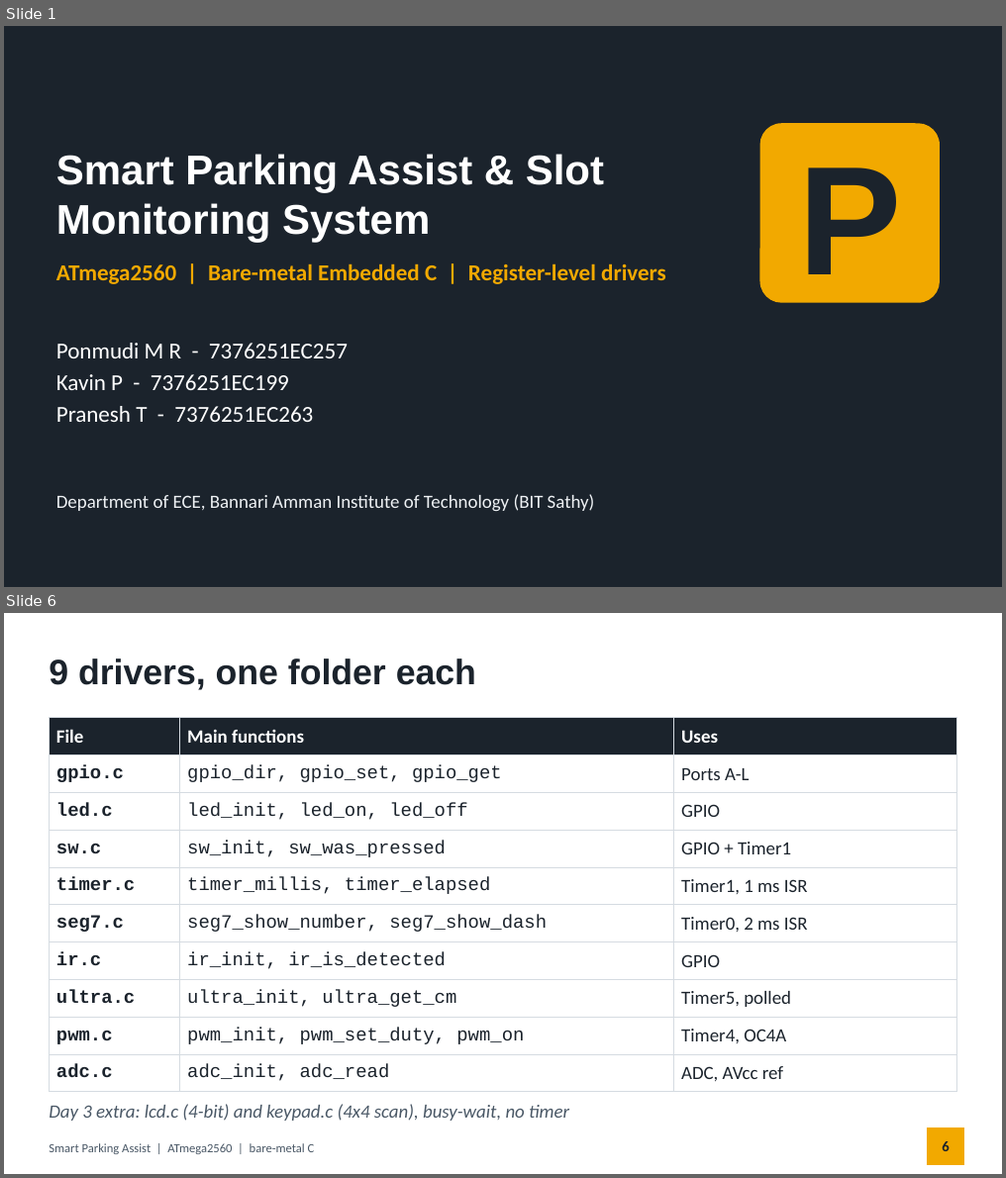
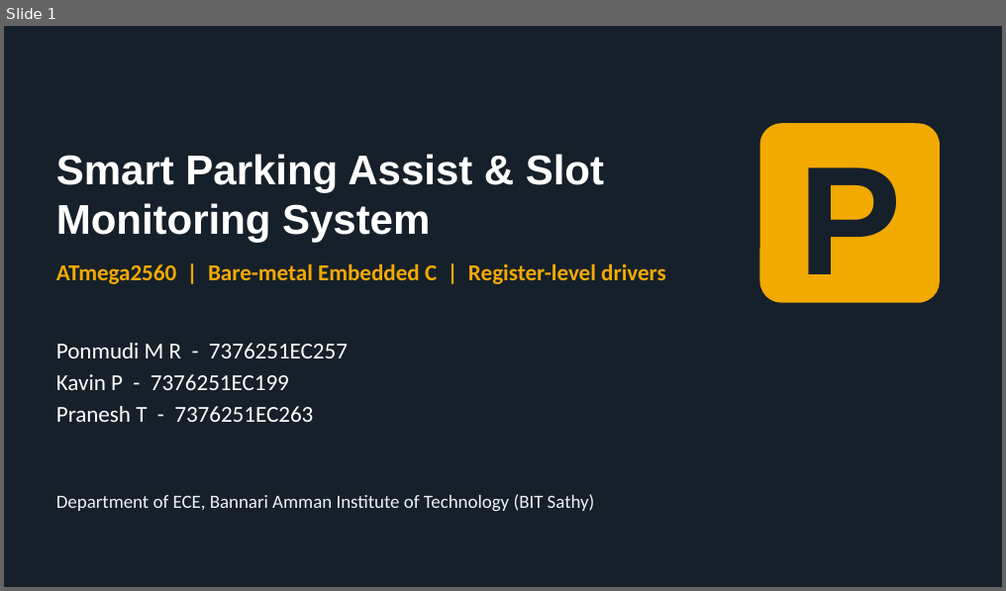
Before and after one commit to ponmudimr/atmega2560-baremetal-drivers, a slide deck: docs/Smart_Parking_Presentation.pptx. Shown one above the other, each under a label of ours: slides 1 and 6 before the commit, slide 1 after it; the slides between them are not shown. The pictures are 1006x1178 and 1006x591 pixels, drawn with LibreOffice and Linux fonts; fonts in the diff are those of the drawing. Boxes give left, top, right and bottom in pixels: in the first picture for what was removed or moved away, otherwise in the second. Text is boxed around its words. In the diff, an @@ line names an element or a change of style, - is before the commit and + after.

Commit message:
Add t_lcd_song test and update Smart Parking presentation

```diff
--- a/docs/Smart_Parking_Presentation.pptx
+++ b/docs/Smart_Parking_Presentation.pptx
@@ slide 6 removed at bbox=[4, 613, 1002, 1174], background #FFFFFF @@
@@ title removed at bbox=[49, 659, 476, 690] @@
-9 drivers, one folder each
@@ table removed at bbox=[49, 718, 957, 1085], 10 rows, 3 columns @@
-File | Main functions | Uses
-gpio.c | gpio_dir, gpio_set, gpio_get | Ports A-L
-led.c | led_init, led_on, led_off | GPIO
-sw.c | sw_init, sw_was_pressed | GPIO + Timer1
-timer.c | timer_millis, timer_elapsed | Timer1, 1 ms ISR
-seg7.c | seg7_show_number, seg7_show_dash | Timer0, 2 ms ISR
-ir.c | ir_init, ir_is_detected | GPIO
-ultra.c | ultra_init, ultra_get_cm | Timer5, polled
-pwm.c | pwm_init, pwm_set_duty, pwm_on | Timer4, OC4A
-adc.c | adc_init, adc_read | ADC, AVcc ref
@@ text removed at bbox=[49, 1104, 569, 1121] @@
-Day 3 extra: lcd.c (4-bit) and keypad.c (4x4 scan), busy-wait, no timer
@@ text removed at bbox=[49, 1144, 315, 1155] @@
-Smart Parking Assist | ATmega2560 | bare-metal C
@@ rectangle removed at bbox=[927, 1128, 964, 1165] @@
@@ page number removed at bbox=[942, 1142, 948, 1152] @@
-6
```
Also in this commit, not shown: 8 other slides changed, 11 slides added, 2 other slides removed, 2 other files.
